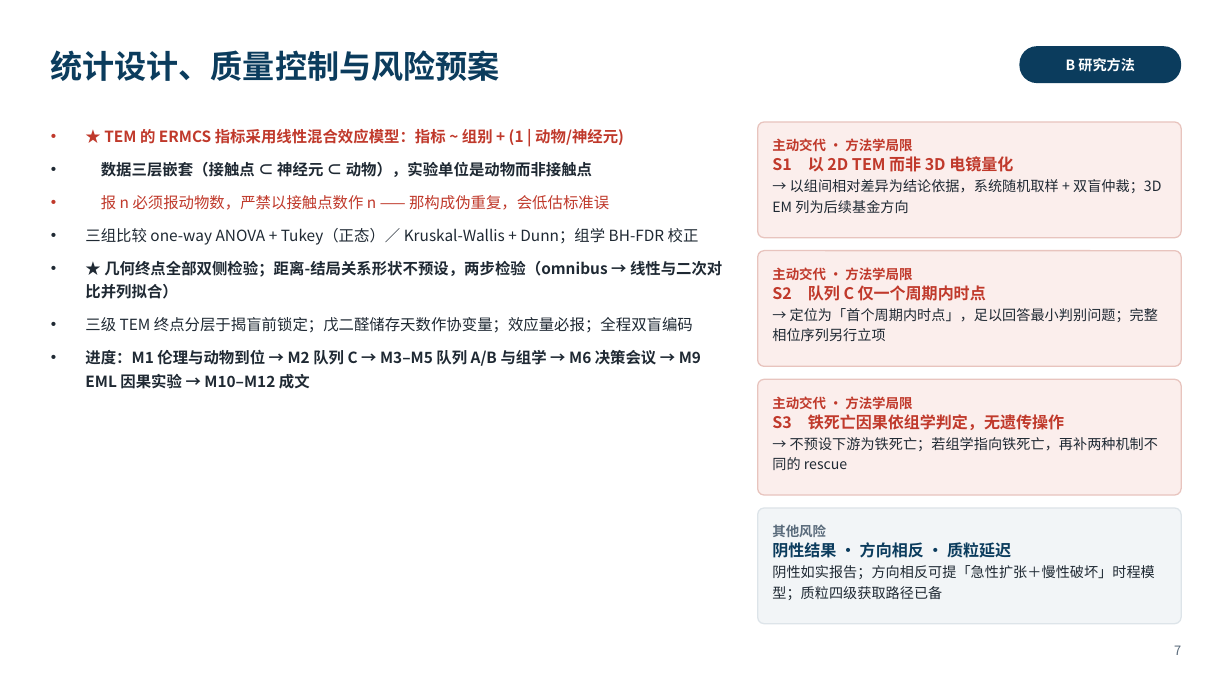
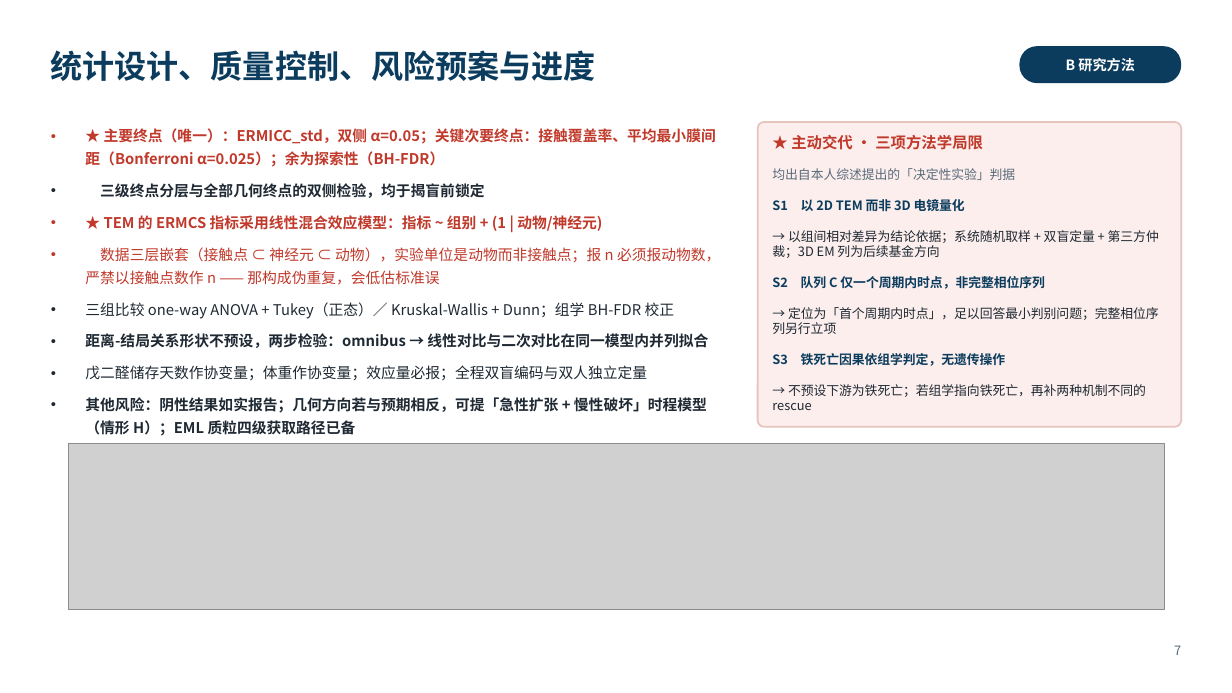
Before and after one commit to xoaiquynhanh17228kk-sketch/test, a slide deck: slide 7 of 开题报告_6分钟版.pptx. Drawn at 1232x693 pixels with LibreOffice and Linux fonts; fonts in the diff are those of the drawing; grey boxes stand for pictures. Boxes give left, top, right and bottom in pixels: in the first picture for what was removed or moved away, otherwise in the second. Text is boxed around its words. In the diff, an @@ line names an element or a change of style, - is before the commit and + after.

```diff
--- a/开题报告_6分钟版.pptx
+++ b/开题报告_6分钟版.pptx
@@ text at bbox=[51, 50, 596, 81]: text changed @@
-统计设计、质量控制与风险预案
+统计设计、质量控制、风险预案与进度
@@ text at bbox=[85, 128, 716, 198]: paragraphs added @@
+• ★ 主要终点（唯一）：ERMICC_std，双侧 α=0.05；关键次要终点：接触覆盖率、平均最小膜间距（Bonferroni α=0.025）；余为探索性（BH-FDR）
+• 三级终点分层与全部几何终点的双侧检验，均于揭盲前锁定
@@ rounded rectangle: place and size @@
-rounded rectangle at bbox=[758, 122, 1181, 238]
+rounded rectangle at bbox=[758, 122, 1181, 427]
@@ rounded rectangle at bbox=[758, 122, 1181, 427]: outline #E8C4BE 1 pt to #E8C4BE 1.4 pt; proportions changed @@
@@ text at bbox=[772, 135, 1015, 180]: text changed; size 10.5 to 10 pt; text colour #C0392B to #5A6B7B; bold off @@
-主动交代 · 方法学局限
+★ 主动交代 · 三项方法学局限
+均出自本人综述提出的「决定性实验」判据
@@ text at bbox=[772, 199, 965, 211]: size 12.5 to 10 pt, text colour #C0392B to #0B3C5D in "S1 以 2D TEM 而非 3D 电镜量化"; line spacing 16pt to 12pt @@
@@ text at bbox=[85, 215, 675, 319]: size 12 to 11.5 pt in "★ TEM 的 ERMCS 指标采用线性混合效应模型：指标 ~ 组别 ...", "三组比较 one-way ANOVA + Tukey（正态）／ Kruskal-Wallis + ..."; line spacing 18.6pt to 17.8pt @@
@@ text at bbox=[772, 230, 1159, 410]: text changed; size 11 to 10 pt @@
-→ 以组间相对差异为结论依据，系统随机取样 + 双盲仲裁；3D EM 列为后续基金方向
+→ 以组间相对差异为结论依据；系统随机取样 + 双盲定量 + 第三方仲裁；3D EM 列为后续基金方向
+S2 队列 C 仅一个周期内时点，非完整相位序列
+→ 定位为「首个周期内时点」，足以回答最小判别问题；完整相位序列另行立项
+S3 铁死亡因果依组学判定，无遗传操作
+→ 不预设下游为铁死亡；若组学指向铁死亡，再补两种机制不同的 rescue
@@ text at bbox=[85, 247, 720, 285]: text changed; size 12 to 11.5 pt @@
-• 数据三层嵌套（接触点 ⊂ 神经元 ⊂ 动物），实验单位是动物而非接触点
-• 报 n 必须报动物数，严禁以接触点数作 n —— 那构成伪重复，会低估标准误
+• 数据三层嵌套（接触点 ⊂ 神经元 ⊂ 动物），实验单位是动物而非接触点；报 n 必须报动物数，严禁以接触点数作 n —— 那构成伪重复，会低估标准误
@@ rounded rectangle removed at bbox=[758, 250, 1181, 366] @@
@@ text removed at bbox=[772, 267, 1158, 341] @@
-主动交代 · 方法学局限
-S2 队列 C 仅一个周期内时点
-→ 定位为「首个周期内时点」，足以回答最小判别问题；完整相位序列另行立项
@@ text at bbox=[85, 333, 708, 436]: text changed; size 12 to 11.5 pt @@
-• ★ 几何终点全部双侧检验；距离-结局关系形状不预设，两步检验（omnibus → 线性与二次对比并列拟合）
-• 三级 TEM 终点分层于揭盲前锁定；戊二醛储存天数作协变量；效应量必报；全程双盲编码
-• 进度：M1 伦理与动物到位 → M2 队列 C → M3–M5 队列 A/B 与组学 → M6 决策会议 → M9 EML 因果实验 → M10–M12 成文
+• 距离-结局关系形状不预设，两步检验：omnibus → 线性对比与二次对比在同一模型内并列拟合
+• 戊二醛储存天数作协变量；体重作协变量；效应量必报；全程双盲编码与双人独立定量
+• 其他风险：阴性结果如实报告；几何方向若与预期相反，可提「急性扩张 + 慢性破坏」时程模型（情形 H）；EML 质粒四级获取路径已备
@@ rounded rectangle removed at bbox=[758, 380, 1181, 495] @@
@@ text removed at bbox=[772, 396, 1158, 470] @@
-主动交代 · 方法学局限
-S3 铁死亡因果依组学判定，无遗传操作
-→ 不预设下游为铁死亡；若组学指向铁死亡，再补两种机制不同的 rescue
@@ picture added at bbox=[68, 444, 1165, 610] @@
@@ rounded rectangle removed at bbox=[758, 508, 1181, 624] @@
@@ text removed at bbox=[772, 524, 1154, 600] @@
-其他风险
-阴性结果 · 方向相反 · 质粒延迟
-阴性如实报告；方向相反可提「急性扩张＋慢性破坏」时程模型；质粒四级获取路径已备
```
Also in this commit, not shown: 12 other slides changed, 8 other files.
